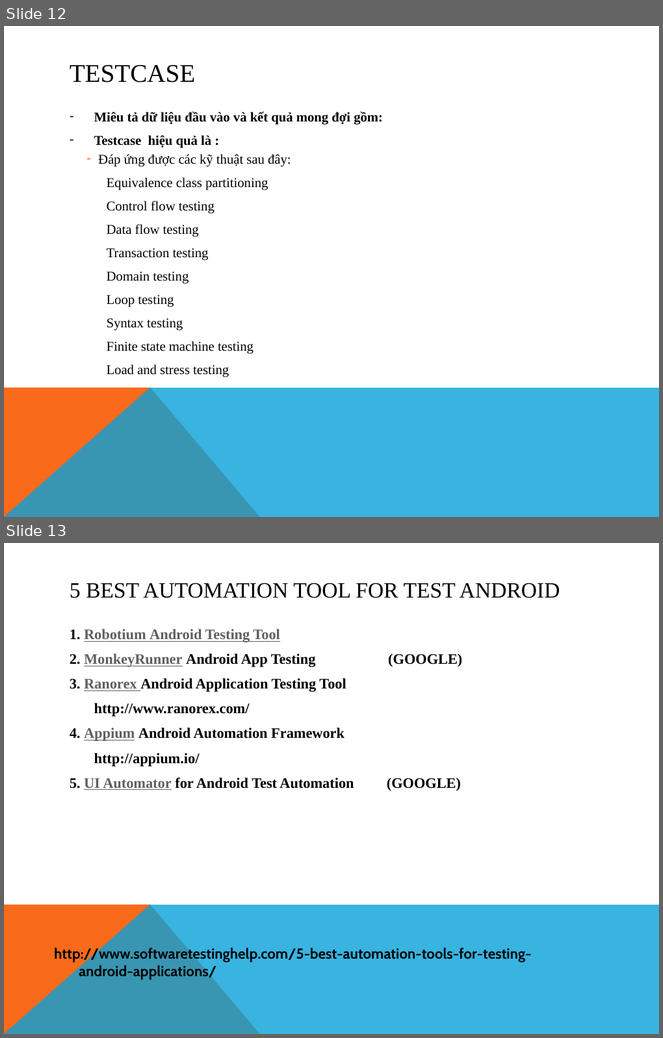
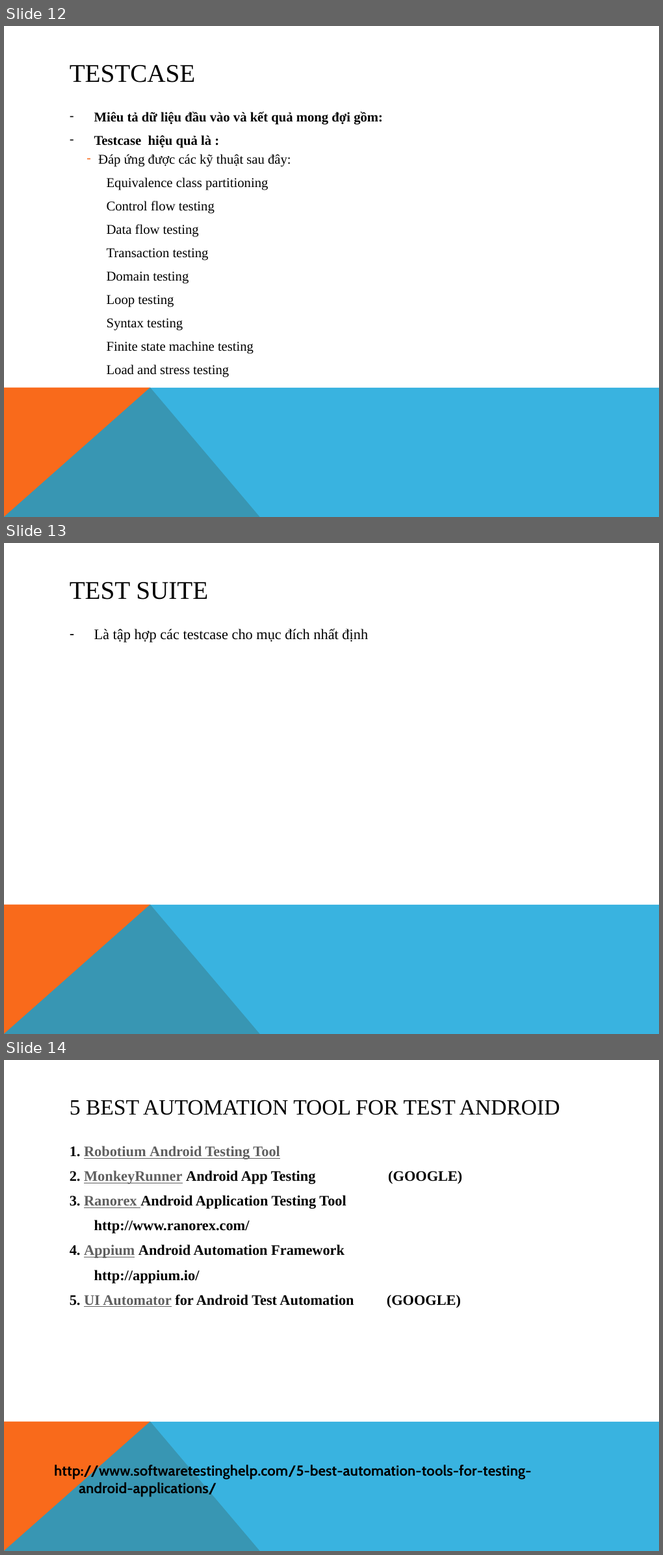
Before and after one commit to fordream/docs, a slide deck: auto-test/Android Autotest Tool.pptx. Shown one above the other, each under a label of ours: slides 12 and 13 before the commit, slides 12, 13 and 14 after it. The pictures are 663x1038 and 663x1555 pixels, drawn with LibreOffice and Linux fonts; fonts in the diff are those of the drawing. Boxes give left, top, right and bottom in pixels: in the first picture for what was removed or moved away, otherwise in the second. Text is boxed around its words. In the diff, an @@ line names an element or a change of style, - is before the commit and + after.

Commit message:
add

```diff
--- a/auto-test/Android Autotest Tool.pptx
+++ b/auto-test/Android Autotest Tool.pptx
@@ slide 13 added at (4,543,659,1034), background #FFFFFF; not listed: 2 template elements that a slide beside it also shows @@
@@ title added at (70,582,208,600), 28 pt, text #000000 @@
+TEST SUITE
@@ text added at (94,628,368,642), 16 pt, text #000000 @@
+– Là tập hợp các testcase cho mục đích nhất định
@@ what was slide 13 is now slide 14 @@
```
Also in this commit, not shown: 2 other slides added.
